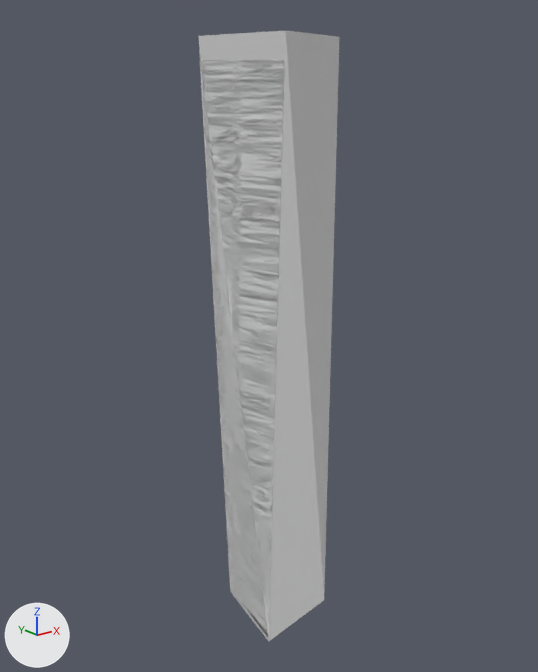
A saved change to the FBX model Assets/Models/WesteriaIsland/KensingtonTower.fbx.
Camera for both pictures: a camera (50 mm lens) standing at (-269.0, -328.0, 293.0) and looking at (-24.0, -22.0, 171.0). Every picture has the same lights, and +X, +Y and +Z are marked at lower left. Materials are left out; every surface is plain grey. Where no turn or scale is listed for an object, it has been applied to the vertices. Vertices at the same position are counted once.

In view in the first picture: 'KensingtonTower', 'Window.002', 'Window.003'.
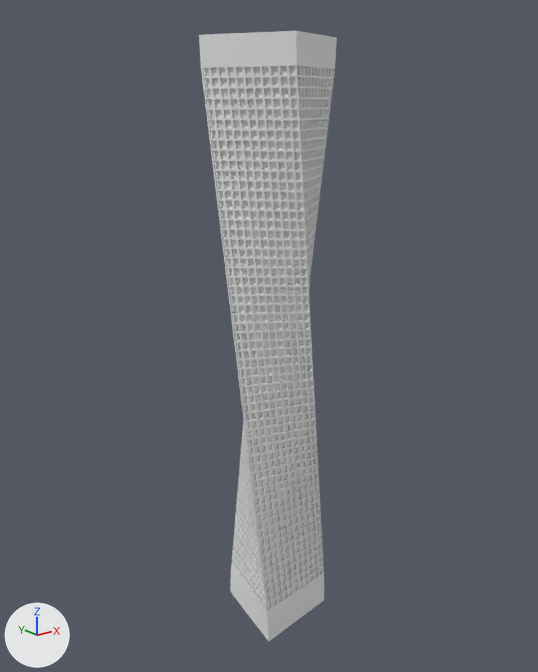
Where the change shows, as pixel boxes (x1, y1, x2, y2) in the pictures (538 x 672 px):
'KensingtonTower', reshaped: before (199, 30, 339, 641); after (199, 31, 337, 641)
'Window.003', deleted: before (201, 59, 285, 636)
'Window.002', deleted: before (200, 63, 268, 637)
part 1 of me_vert_018, built on: before (199, 30, 339, 641); after (199, 31, 337, 641)

The edits, one by one:
me_vert_018 is used by ob_kensingtontower; location (0.0, 0.0, 0.0).
me_vert_018 had 8 vertices, 6 faces and spanned x -51.0..6.0, y -51.0..0.0, z 0.0..324.0.
me_vert_018 now has 24136 vertices, 24134 faces and spans x -54.0..8.0, y -52.0..0.0, z 0.0..324.0.
me_vert_018 part 1: 4 vertices removed from x -51.0..6.0, y -49.0..-1.0, z 324.0; 24132 vertices added at x -54.0..8.0, y -52.0..0.0, z 0.0..324.0.
me_vert_018 part 2: the surface is now shaded flat.
Object 'Window.003' (ob_window_003) is deleted.
Object 'Window.002' (ob_window_002) is deleted.
